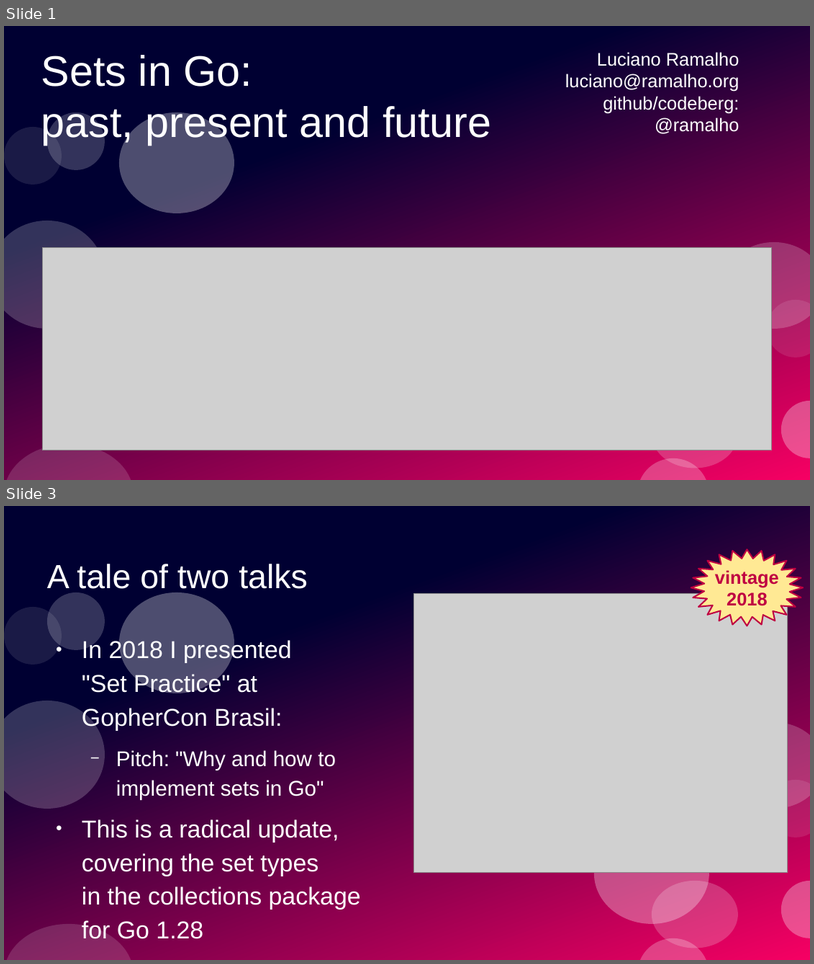
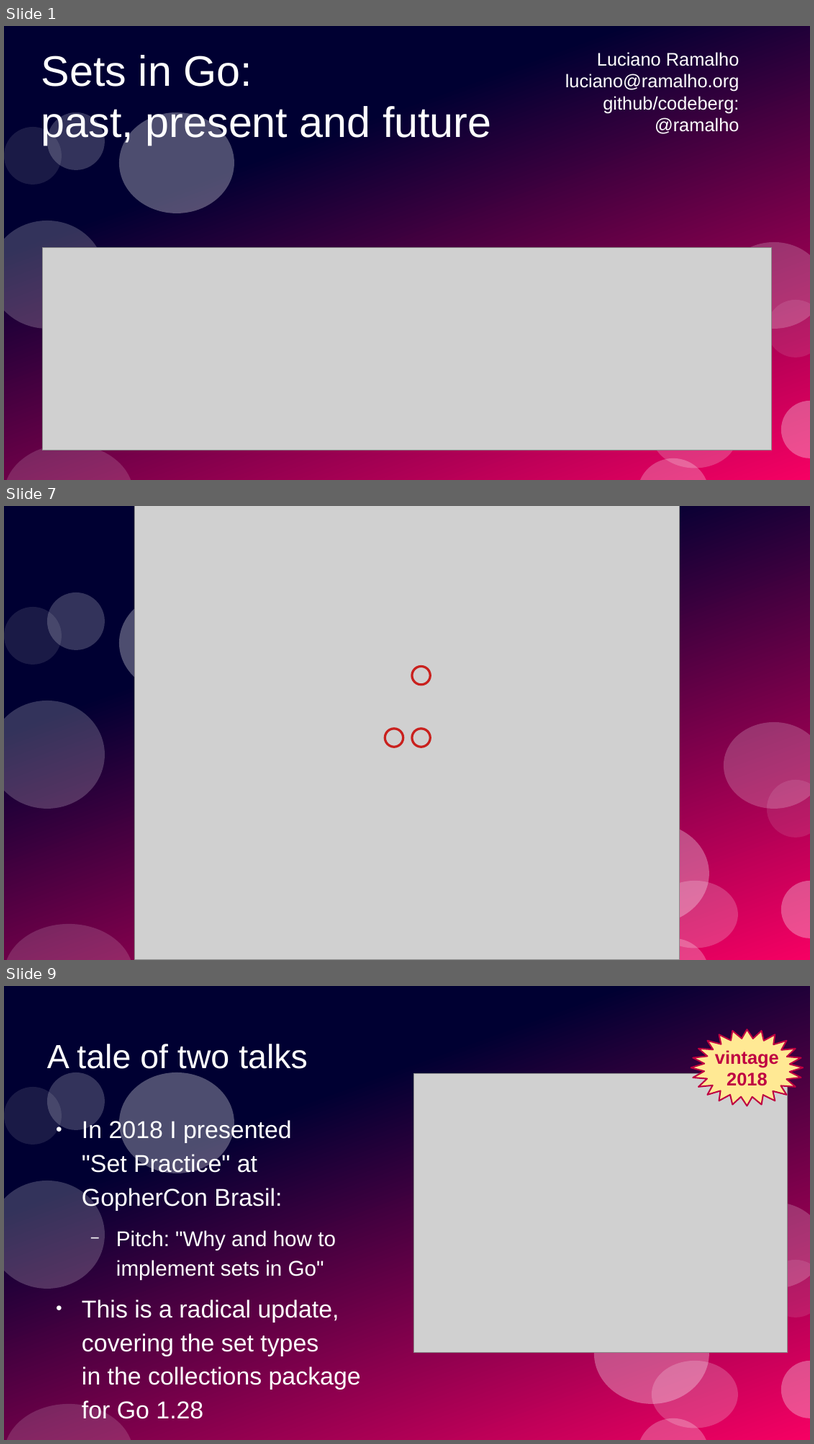
Before and after one commit to ramalho/sets-in-go, a slide deck: sets-in-go.odp. Shown one above the other, each under a label of ours: slides 1 and 3 before the commit, slides 1, 7 and 9 after it; the slides between them are not shown. The pictures are 814x964 and 814x1444 pixels, drawn with LibreOffice and Linux fonts; fonts in the diff are those of the drawing; grey boxes stand for pictures. Boxes give left, top, right and bottom in pixels: in the first picture for what was removed or moved away, otherwise in the second. Text is boxed around its words. In the diff, an @@ line names an element or a change of style, - is before the commit and + after.

```diff
--- a/sets-in-go.odp
+++ b/sets-in-go.odp
@@ slide 7 added at (x1=4, y1=506, x2=810, y2=960), background #FFFFFF; not listed: 12 template elements that a slide beside it also shows @@
@@ picture added at (x1=135, y1=506, x2=680, y2=960) @@
@@ ellipse added at (x1=412, y1=667, x2=431, y2=685), outline #C9211E 2.3 pt @@
@@ ellipse added at (x1=386, y1=728, x2=404, y2=746), outline #C9211E 2.3 pt @@
@@ ellipse added at (x1=412, y1=728, x2=431, y2=746), outline #C9211E 2.3 pt @@
@@ what was slide 3 is now slide 9 @@
```
Also in this commit, not shown: 1 slide changed, 5 other slides added, 1 other file.
